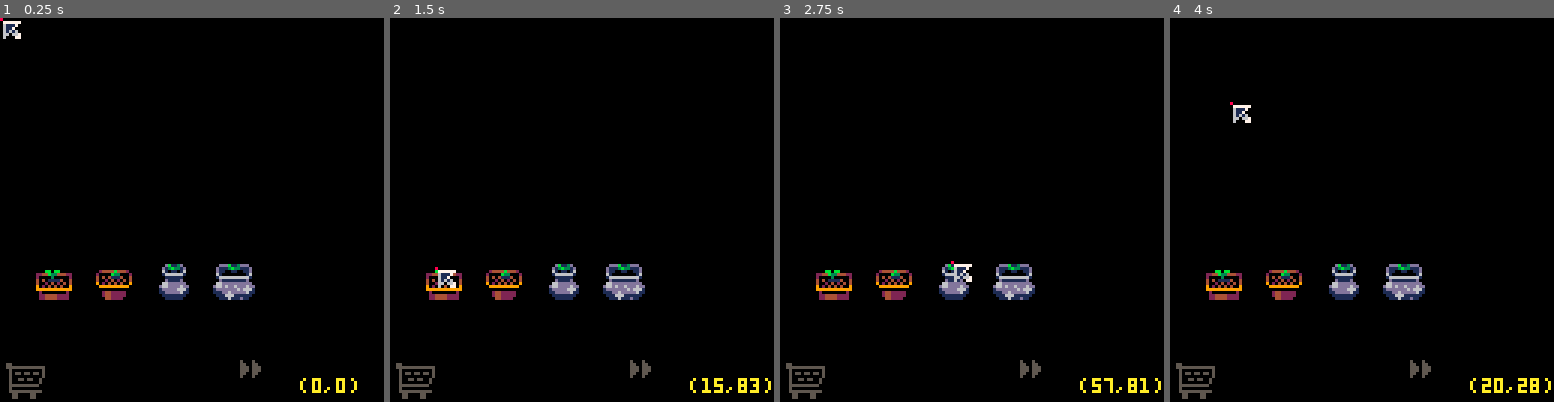
Above: before the commit, frames 1-4 (left to right).
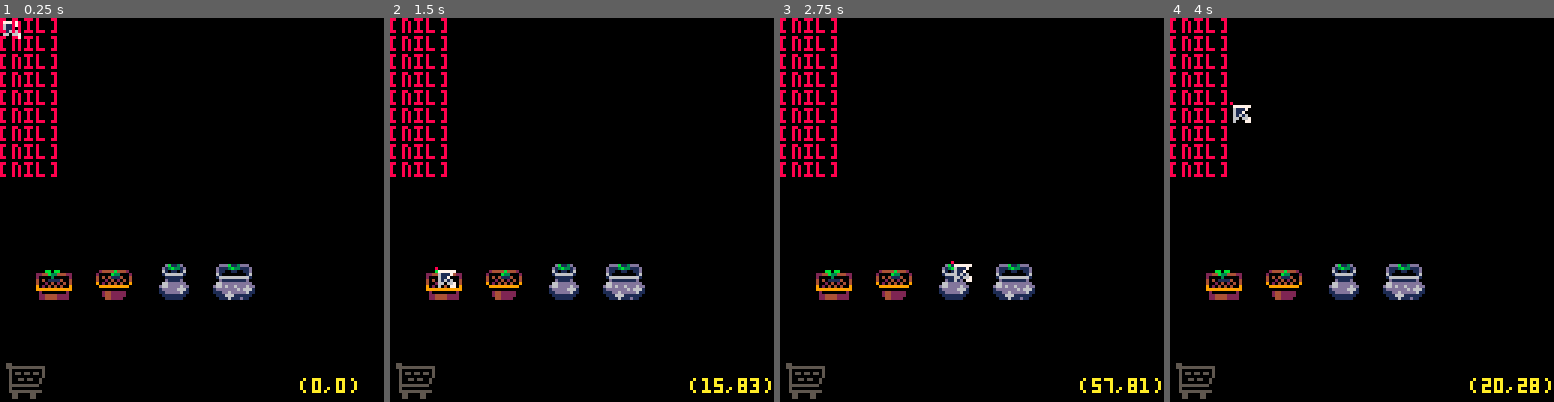
Above: after the commit, the same moments.

Repository: vinimesquitamoraes/Plantinhas
Game: PICO-8 cartridge plantinhas.p8
The game is run twice, just before and just after one commit, with the same random seed, the same clock (stepped at 60 frames per second) and the same inputs.
Inputs (mouse positions are in pixels of both pictures, inside the frame that each line leads up to):
- Up to frame 1 (0.25 s): no input
- Up to frame 2 (1.5 s): click (670, 121) at 0.67 s; click (436, 267) at 1.22 s
- Up to frame 3 (2.75 s): hold Right 1.6-2.1 s; click (887, 114) at 1.77 s; hold Up 2.15-2.42 s; click (952, 259) at 2.32 s; hold Right from 2.47 s (still down)
- Up to frame 4 (4 s): click (1404, 106) at 2.87 s; release Right at 3.03 s; hold Left 3.08-3.58 s; click (1465, 256) at 3.42 s; hold Down 3.63-3.97 s; click (1231, 102) at 3.97 s

The runs differ from the first frame. In frame 1, 2.3% of the frame differs, in the area x 0-68%, y 0-94%; in frame 2, 2.3%; in frame 3, 2.3%; in frame 4, 2.3%.

Commit message:
O metodo de checagem de seleção de objetos foi alterado

Diff:
--- a/plantinhas.p8
+++ b/plantinhas.p8
@@ -92,7 +92,6 @@
  bt_volt = criar_obj("botao",2,ls_bts)
  bt_comp = criar_obj("botao",3,ls_bts)
  bt_dept = criar_obj("botao",4,ls_bts)
- bt_skip = criar_obj("botao",5,ls_bts)
 
  --espacos da lojinha .............................................................................................................................................................+
  for i=1,4 do criar_esps(4) end
@@ -145,97 +142,73 @@
 	mouse:att()
 
  cool_down(10)
- if(not ls_atl.show)then
- 	att_particulas(pat_sem)
-  att_particulas(pat_reg)
- end
- cu1 = #pat_reg
+ --atualizar particulas
+	att_particulas(pat_sem)
+ att_particulas(pat_reg)
+
  --jogo principal rocha --------------------------------------------------------------------------------------------+
  if(status == 1)then
-  if(not pat_sem.val and not pat_reg.val)toggle_atl()
+
+  toggle_atl()
   --ir depot .......................................................................................................
   if(ls_atl.show)then
    bt_dept:hover()
    bt_dept:ativa()
   end
   --ir loja ........................................................................................................
-  if(not pat_sem.val)then
+  if(not ls_atl.show)then
    bt_loja:hover()
    bt_loja:ativa()
   end
-  bt_skip:hover()
-  bt_skip:ativa()
-
-  --atribuir pra qual atl
-  if(not ls_atl.val and ls_atl.show) then
-   ls_atl.qual = check_sel(ls_atl.atls,"circ")
+
+  --colisao atalhos ------------------------------------------------------------------------------------------------------+
+  if(ls_atl.show) then
+   check_sel_and_mov(ls_atl.atls,ls_atl,"circ")
   end
 
-  if(ls_atl.qual != nil)then
-   toggle_atribuir(ls_atl.qual)
+ 	--colisao jardim -------------------------------------------------------------------------------------------------------+
+  if(not ls_atl.show) then
+   check_sel_and_mov(ls_jrd.coisas,ls_jrd,"retg",true)
   end
 
-  if(atl_wait and not pat_sem.val) remov_atl()
-
-  --mover coisas
-  if(not ls_jrd.val and not ls_atl.show) then
-   ls_jrd.qual = check_sel(ls_jrd.coisas,"retg")
-  end
-
-  if(ls_jrd.qual != nil)then
-
-   if(not atribui.val and not pat_sem.val)then
-    ls_jrd.qual:mov_cur_esq(ls_jrd,"retg")
-   elseif(atl_wait and not pat_sem.val)then
-   	atribuicao()
-   end
-  end
+  --[[
+  if(ls_jrd.qual) cu1 = ls_jrd.qual.nome
+  if(not ls_jrd.qual)cu1 = nil
+  ]]
+
+  --regar
+		if(pat_reg.val and not ls_atl.show)then
+				if(mouse:toggle(mouse.esq,212,214)) gerar_part(pat_reg, 1, 2, 3, nil)
+		end
+
+		--esperando awa
+ 	foreach(pat_reg,function(obj) regar(obj) end)
 
   --se esta esperando semente
-  if(pat_sem.val and not atribui.val)then
- 		foreach(pat_sem,function(obj) plantar(obj) end)
-  end
-
-  --regar
-		if(pat_reg.val)then
-			if(mouse.esq)then
-				mouse.s = 214
-			else
-				mouse.s = 212
-			end
-			if(mouse.esq) gerar_part(pat_reg, 1, 2, 3, nil)
-		end
-
-		--esperando awa
-		if(pat_reg.val and not atribui.val)then
- 		foreach(pat_reg,function(obj) regar(obj) end)
-  end
+ 	foreach(pat_sem,function(obj) plantar(obj) end)
+
 
  --lojinha rocha ---------------------------------------------------------------------------------------------------+
  elseif(status == 2)then
+
   --selecionar loja ................................................................................................+
   for i in all(ls_esp) do
   	foreach(i,function(esp) esp:hover("retg" ) end)
-		 ls_esp.qual = check_sel(i,"retg")
-		 if(ls_esp.qual != nil)break
+		 check_sel_and_mov(i,ls_esp,"retg")
   end
 
-  --adicionar ao carrinho...........................................................................................+
-  if(ls_esp.qual != nil)then
-   sel_compra(ls_esp.qual,1)
+  --selecionar compra ..............................................................................................+
+  if(ls_esp.qual)sel_compra(ls_esp.qual,1)
+
+  --colisao no carrinho ............................................................................................+
+  if(not ls_car.val and #ls_car.coisas >0) then
+   foreach(ls_car.coisas,function(esp) esp:hover("retg") end)
+   check_sel_and_mov(ls_car.coisas,ls_car,"retg")
   end
 
   --remover carrinho ...............................................................................................+
-  if(not ls_car.val and #ls_car.coisas >0) then
-  	foreach(ls_car.coisas,function(esp) esp:hover("retg" ) end)
-   ls_car.qual = check_sel(ls_car.coisas,"retg")
-  end
-
-  if(ls_car.qual != nil)then
-   if(sel_compra(ls_car.qual,2))then
-    ls_car.val = false
-   end
-  end
+  if(ls_car.qual)sel_compra(ls_car.qual,2)
+
 
   bt_comp:hover()
   bt_comp:ativa()
@@ -247,29 +220,15 @@
   toggle_atl()
   grav_depot()
 
-  --atribuir pra qual atl ..........................................................................................+
-  if(not ls_atl.val and ls_atl.show) then
-   ls_atl.qual = check_sel(ls_atl.atls,"circ")
+  --checar colisao =================================================================================================+
+		--atalhos --------------------------------------------------------------------------------------------------------+
+  if(ls_atl.show) then
+   check_sel_and_mov(ls_atl.atls,ls_atl,"circ")
   end
 
-  if(ls_atl.qual != nil)then
-   toggle_atribuir(ls_atl.qual)
-  end
-
-  if(atl_wait) remov_atl()
-
-  --mover coisas ....................................................................................................+
-  if(not ls_inv.val and not ls_atl.show) then
-   ls_inv.qual = check_sel(ls_inv.coisas,"retg")
-  end
-
-  if(ls_inv.qual != nil)then
-   if(not atribui.val)then
-    ls_inv.qual:mov_cur_esq(ls_inv,"retg")
-
-   elseif(atl_wait)then
-	   atribuicao()
-   end
+		--inventario -----------------------------------------------------------------------------------------------------+
+		if(not ls_atl.show) then
+   check_sel_and_mov(ls_inv.coisas,ls_inv,"retg",true)
   end
 
   if(ls_atl.show)then
@@ -285,16 +245,17 @@
  cls()
  --jogo principal --------------------------------------------------------------------------------------------------+
  if(status == 1)then
-  bt_skip:des()
   bt_loja:des()
   des_jardim()
-  des_atl()
 
   --particulas -----------------------------------------------------------------------------------------------------+
   des_particulas(pat_sem)
  	des_particulas(pat_reg)
 
- --loljinha -------------------------------------------------------------------------------------------------------+
+ 	--atalhos --------------------------------------------------------------------------------------------------------+
+  des_atl()
+
+ --loljinha --------------------------------------------------------------------------------------------------------+
  elseif(status == 2)then
   des_lojinha()
   des_esps(ls_esp[1])
@@ -315,7 +276,7 @@
  mouse:des()
 	if(true) pos_mouse(10)
 
-	if(false) then
+	if(true) then
 	 format(cu1,str1)
 	 format(cu2,str2)
 	 format(cu3,str3)
@@ -356,7 +317,6 @@
  	y_vel    = 1,
   movable  = false,
   contble  = false,
-  sel      = false,
   ct       = 0,
   id       = 0,
   ls_gua   = ls_guardar,
@@ -389,9 +349,10 @@
 	 end,
 
 	 --mover com o cursor
-	 mov_cur = function(self)
-	 	self:mov((stat(32) - flr(self.w/2))& ~1,(stat(33) - flr(self.w/2))& ~1)
+	 mov_cur = function(self,que_botao)
+			if(que_botao and self.movable)self:mov((stat(32) - flr(self.w/2))& ~1,(stat(33) - flr(self.w/2))& ~1)
 			n_sai_tela(self)
+			return que_botao
 	 end,
 
 	 --checa colisao entre algo e
@@ -404,53 +365,18 @@
 				cim =  self.y+self.yoff
 				bax = (self.y+self.yoff)+(self.h-self.hoff)
 
-				--checar entre direita e esquerda
-				if(stat(32)>=esq and  stat(32) <= dir) then
-					--checar em cima e embaixo
-					if(stat(33)>=cim and stat(33) <= bax) then
-						return true
-					end
-	 		end
+				return (stat(32)>=esq and stat(32) <= dir) and
+       				(stat(33)>=cim and stat(33) <= bax)
 
 			elseif(tipo == "circ")then
 				dx   = self.x - stat(32)
 				dy   = self.y - stat(33)
 				dist = flr(sqrt((dx*dx)+(dy*dy)))
-				if(dist <= (self.r))then
-					return true
-				end
-			end
-
-			return false
-
-		end,
-
-	 --mover objeto com o mouse
-	 --esquerdo clicado
-	 mov_cur_esq = function(self,controle,tipo)
-			--checa colisao do mouse com
-			--self
-			col = self:col_mouse(tipo)
-			--se houve colisao...
-			if(col)then
-				if(mouse.esq)then
-					self.sel     = true
-					controle.val = true
-				else
-				--self:mov(self.x & ~1,self.y & ~1)
-  			self.sel     = false
-					controle.val = false
-				end
-			end
-
-			--se foi selecionado
-			if(self != nil)then
-				if(self.sel) then
-					self:mov_cur()
-				end
-			end
-
-	 end
+				return dist <= self.r
+
+	 	end
+
+ end
 	}
 
  def_tip(novo_obj,subtipo,ls_guardar)
@@ -509,8 +435,17 @@
   spr(self.s,stat(32)+mouse.xoff,stat(33)+mouse.yoff,self.w/8,self.h/8)
  end
 
+ function self:toggle(que_bt,spr_1,spr_2)
+ 	if(que_bt)then
+ 	 mouse.s = spr_2
+ 	 return true
+ 	end
+  mouse.s = spr_1
+	 return false
+ end
+
  --atualizar mouse =============
-function self:att()
+ function self:att()
  	--att posicao ================
  	self.x = stat(32)
  	self.y = stat(33)
@@ -899,6 +834,7 @@
 	elseif(self.cla == "item")then
 		self.w  = 16
 		self.h  = 16
+		self.movable = true
 		--pa
 		if(subtipo == 1)then
  		self.tip  = 1
@@ -1264,16 +1200,11 @@
 function get_obj_by_col_mos(lista,tipo)
 
 	for qual in all(lista)do
-		col= qual:col_mouse(tipo)
-
-		if(col)then
-			qual.sel = true
-			return qual
-		else
-			qual.sel = false
-		end
-	end
-	return nil
+
+		if(qual:col_mouse(tipo))return qual
+
+	end
+
 end
 
 function get_obj_by_col_retg(ls_oque_1,oque_2)
@@ -1287,20 +1218,17 @@
 
 --checa a selecao de objetos
 --em uma lista
-function check_sel(qual_ls,tipo)
-	if(count(qual_ls))then
-			obj_sel = get_obj_by_col_mos(qual_ls,tipo)
-			if(obj_sel != nil)then
-				qual_ls.val = true
-				return obj_sel
-			else
-
-				qual_ls.val = false
-				return obj_sel
-	 	end
-
+--se um deles ja estiver sido
+--nao  checado
+function check_sel_and_mov(qual_ls,controle,tipo)
+
+ --se tem alguem selecionado
+	if(controle.qual)then
+		if(not controle.qual:mov_cur(mouse.esq) and not controle.qual:col_mouse("retg")) controle.qual = nil
+
+	--se nao tem ninguem selecionado
 	else
-		return nil
+		controle.qual = get_obj_by_col_mos(qual_ls,tipo)
 	end
 
 end
@@ -1446,16 +1374,15 @@
 
 --cria vitrines
 function criar_esps(quantos)
-	linha ={["val"]=false,["qual"]=nil}
+	linha ={}
 
 	for i=1,quantos do
   aux      = criar_obj("espaco",1)
 		aux.item = criar_obj("item"  ,aux_tipo)
 		add(linha,aux)
 		aux_tipo+=1
-
-	end
-		add(ls_esp,linha)
+	end
+	add(ls_esp,linha)
 
 end
 
@@ -1494,29 +1421,26 @@
 --seleciona produto
 --e envia para o carrinho rocha
 function sel_compra(qual,op)
-	if(not qual) return
-	if(qual:col_mouse("retg") and not(mouse.eq))then
-
-		if(mouse.esq_press)then
-				--adiciona ao carrinho
-				if(op==1)then
-					if(count(ls_car.coisas)<4)then
-				  new_car      = criar_obj("espaco",2,ls_car.coisas)
-						new_car.item = criar_obj("item",qual.item.tip)
-						ls_car.total += qual.item.val
-					 return true
-					end
-				--remove do carrinho
-				elseif(op==2)then
-					if(count(ls_car.coisas)<=4)then
-	 				ls_car.total -= qual.item.val
-					 del(ls_car.coisas,qual)
-					 return true
-					end
-				end
-		end
-	end
-	return false
+
+	if(mouse.esq_press and qual:col_mouse("retg"))then
+		--adiciona ao carrinho
+		if(op==1)then
+			if(count(ls_car.coisas)<4)then
+		  new_car      = criar_obj("espaco",2,ls_car.coisas)
+				new_car.item = criar_obj("item",qual.item.tip)
+				ls_car.total += qual.item.val
+			end
+		--remove do carrinho
+		elseif(op==2)then
+			if(count(ls_car.coisas)<=4)then
+				ls_car.total -= qual.item.val
+			 del(ls_car.coisas,qual)
+			 ls_car.qual = nil
+			 return true
+			end
+		end
+	end
+
 end
 
 --desenha o carrinho de compras
@@ -1721,10 +1647,10 @@
 	 	 mouse.h     = 8
 	 	 mouse.w     = 8
 				ls_atl.show = true
+				ls_inv.val  = false
 				atribui.val = false
-				pat_sem.val = false
 				atribui.atl = nil
-				ls_inv.val  = false
+				pat_reg.val = false
 			end
 	end
 
@@ -1733,7 +1659,7 @@
 
 function toggle_atribuir(qual)
 
-	if(mouse.esq_press)then
+	if(mouse.esq_press and qual:col_mouse("circ") and ls_atl.show)then
   	qual.cor1   = qual.cor3
 			ls_atl.show = false
 			atribui.val = true
@@ -1765,9 +1691,10 @@
 
 end
 
+//remove algo do inventario e poe no atalho
 function atribuicao()
 
- vaso_com_planta = ls_jrd.qual and ls_jrd.qual.tip >= 5 and ls_jrd.qual.tip <= 8 and ls_jrd.qual.planta
+ vaso_com_planta = ls_jrd.qual and range(ls_jrd.qual.tip, 5, 8) and ls_jrd.qual.planta
 
 	if(mouse.esq_press and not vaso_com_planta)then
 		--deleta o item selecionado
@@ -1775,30 +1702,36 @@
 		if(status == 3) then
 			aux_item = del(ls_inv.coisas,ls_inv.qual)
 		elseif(status == 1) then
-			aux_item = del(ls_jrd.coisas,ls_jrd.qual)
-		end
-
-		--se o atalho estiver vazio
-		--simplesmente poe nele
-		--caso nao, os item que
-		--tava no atalho volta pro inv
-		if(atribui.atl.item != nil)then
+			if(range(atribui.atl.item.tip,5,8))then
+		 	aux_item = del(ls_jrd.coisas,ls_jrd.qual)
+		 else
+		 	aux_item = ls_jrd.qual
+		 end
+		end
+
+		--se o atalho tiver um item
+		--da as cordenas do item salvo
+		if(atribui.atl.item )then
  		atribui.atl.item.x = aux_item.x
  		atribui.atl.item.y = aux_item.y-8
-			if(status == 3) then
-				add(ls_inv.coisas,atribui.atl.item)
+			--adiciona ele ao deposito	se for o caso
+	 	if(status == 3) then
+    add_um_item(atribui.atl.item,2)
+			--chama a funcao funcionalidades se estiver no jardim
 			elseif(status == 1) then
 		 	funcionalidades(atribui.atl.item)
 			end
 		end
 
+		--o atalho recebe o item salvo
 		atribui.atl.item = aux_item
-		atribui.val  = false
-		ls_inv.qual = nil
-		ls_inv.val  = false
-		ls_jrd.qual = nil
-		ls_jrd.val  = false
-		ls_atl.show  = true
+		mouse.s          = 0
+		atribui.val      = false
+		ls_inv.qual      = nil
+		ls_inv.val       = false
+		ls_jrd.qual      = nil
+		ls_jrd.val       = false
+		ls_atl.show      = true
 
 	else
 		ls_inv.val = false
@@ -1807,9 +1740,10 @@
 
 end
 
-function remov_atl()
-
-	if(atribui.val and atribui.atl.item != nil and ls_inv.qual == nil and not(bt_loja:col_mouse("retg")))then
+//remove algo do atalho e poe no inventario
+function remov_atl(da_onde)
+
+	if(atribui.val and atribui.atl.item != nil and da_onde.qual == nil and not(bt_loja:col_mouse("retg")))then
 		if(mouse.esq_press) then
 			atribui.atl.item.x=stat(32)-8
 			atribui.atl.item.y=stat(33)-8
@@ -1820,7 +1754,7 @@
 			end
 
 			--se for um regador nao remove do atalho
-			if(atribui.atl.item.tip != 17)then
+			if(not range(atribui.atl.item.tip,9,17) and not range(atribui.atl.item.tip,3,4) )then
 				mouse.s          = 0
 				mouse.xoff       = 0
 	 		mouse.yoff       = 0
@@ -1828,16 +1762,13 @@
 	  	atribui.atl.item = nil
 			end
 
-			atribui.val      = false
-			ls_atl.qual      = nil
-			ls_inv.qual      = nil
-			ls_inv.val       = false
-			ls_jrd.qual      = nil
-			ls_jrd.val       = false
-
-
-
-		end
+			atribui.val  = false
+			ls_atl.qual  = nil
+			da_onde.qual = nil
+			da_onde.val  = false
+
+		end
+
 	end
 
 end
@@ -1945,16 +1876,13 @@
  des_inv()
 end
 
-function funcionalidades(que_item)
-	que_item = que_item or nil
+function funcionalidades(que_item,veio_da_onde)
 
 	if(range(que_item.tip,5,8))then
- 	add(ls_jrd.coisas,que_item)
-
+  add_um_item(que_item,1)
 	elseif(range(que_item.tip,9,16))then
   nova_sem    = gerar_part(pat_sem,1,1,2,que_item)
 		pat_sem.val = true
-
 	elseif(que_item.tip == 17)then
 		pat_reg.val = true
 	end
@@ -2000,7 +1929,7 @@
 end
 
 function avancar_fase(o_que)
- if(#o_que.planta == 0) return
+ if(not o_que.planta) return
 	local inc = 1 --flr(rnd(100))
 	o_que.estagio+= inc%2
  if(o_que.estagio >#o_que.planta) o_que.estagio = #o_que.planta
Not shown, added: Assets e Referências/Atalho.aseprite
Not shown, changed: Assets e Referências/Save.aseprite
